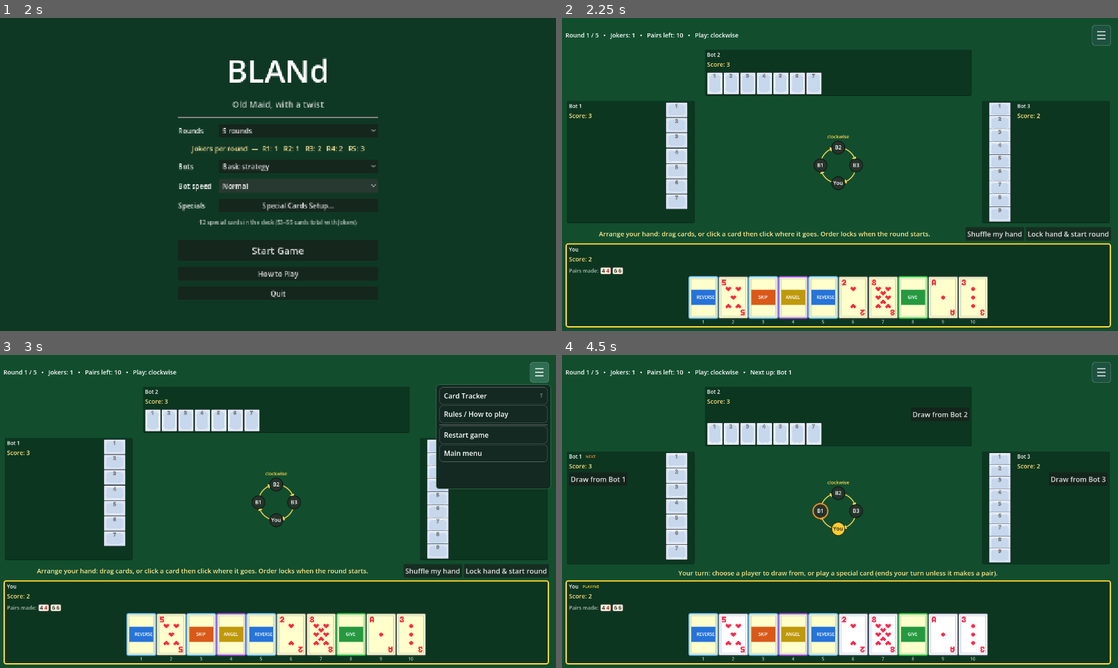
Above: before the commit, frames 1-4 (two rows, left to right).
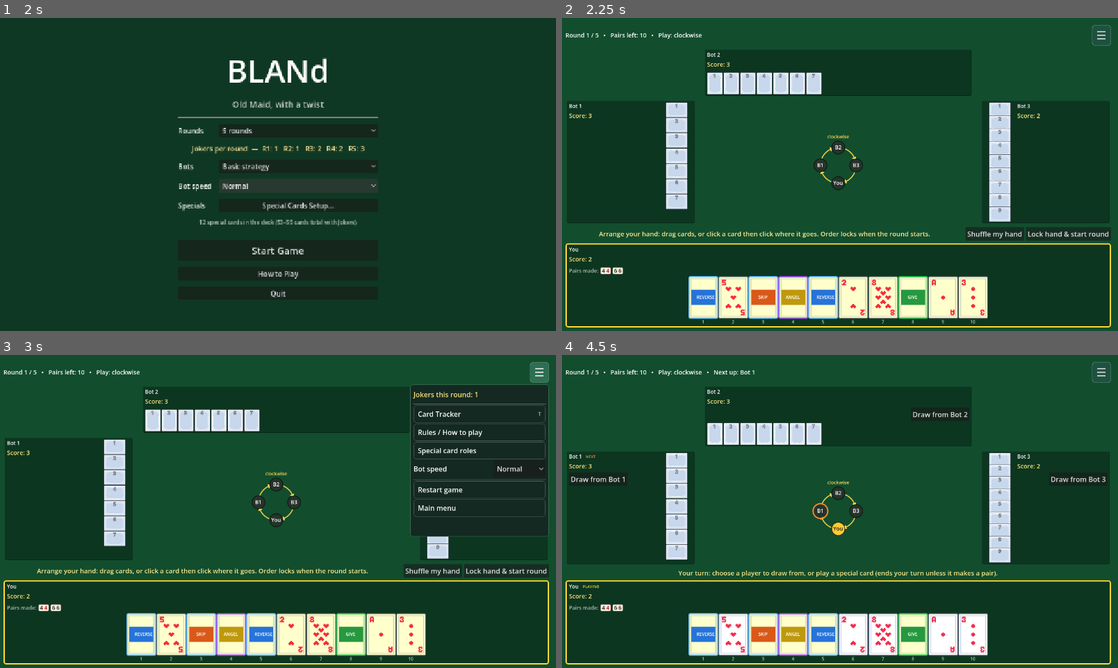
Above: after the commit, the same moments.

Repository: louibasmu/BLANd-
Game: Godot game, scene res://BaseGame/2. MainMenu/main_menu.tscn
The game is run twice, just before and just after one commit, with the same random seed, the same clock (stepped at 60 frames per second) and the same inputs.
Inputs:
- Up to frame 1 (2 s): click "Normal" at 0.5 s; click "Normal" at 1.25 s
- Up to frame 2 (2.25 s): click "Start Game" at 2 s
- Up to frame 3 (3 s): click "☰" at 2.75 s
- Up to frame 4 (4.5 s): click "Lock hand & start round" at 3.5 s; click "Lock hand & start round" at 4.25 s

Frame 1 is identical in both runs. In frame 2, 0.2% of the frame differs, in the area x 8-32%, y 4-7%; in frame 3, 4.0%, in the area x 8-100%, y 4-58%; in frame 4, 0.3%.

Commit message:
added more options for the dropdown menu (bot speed, number of jokers in the round etc)

Diff:
--- a/game-dev-seminar/BaseGame/5. CardTable/game_table.gd
+++ b/game-dev-seminar/BaseGame/5. CardTable/game_table.gd
@@ -53,6 +53,8 @@
 var _status_label: Label
 var _menu_button: Button
 var _menu_popup: PopupPanel
+var _menu_jokers_label: Label
+var _menu_speed_option: OptionButton
 var _ui_scale: float = 1.0
 var _side_card_size: Vector2 = SIDE_CARD
 var _compass: TurnCompass
@@ -169,7 +171,7 @@
 	bar.add_child(_menu_button)
 
 	_menu_popup = PopupPanel.new()
-	_menu_popup.size = Vector2i(260, 240)
+	_menu_popup.size = Vector2i(320, 350)
 	_menu_popup.exclusive = true
 	_menu_popup.transient = true
 	_menu_popup.close_requested.connect(_menu_popup.hide)
@@ -183,8 +185,32 @@
 	menu_items.offset_bottom = -6
 	menu_items.add_theme_constant_override("separation", 2)
 	_menu_popup.add_child(menu_items)
+	_menu_jokers_label = Label.new()
+	_menu_jokers_label.custom_minimum_size = Vector2(248, 34)
+	_menu_jokers_label.vertical_alignment = VERTICAL_ALIGNMENT_CENTER
+	_menu_jokers_label.add_theme_color_override("font_color", Color(1, 0.9, 0.5))
+	menu_items.add_child(_menu_jokers_label)
+	menu_items.add_child(HSeparator.new())
 	_add_menu_item(menu_items, "Card Tracker", "T", _on_menu_tracker)
 	_add_menu_item(menu_items, "Rules / How to play", "", _on_menu_rules)
+	_add_menu_item(menu_items, "Special card roles", "", _on_menu_special_roles)
+	var speed_row := HBoxContainer.new()
+	speed_row.custom_minimum_size.y = 40
+	speed_row.add_theme_constant_override("separation", 8)
+	var speed_label := Label.new()
+	speed_label.text = "Bot speed"
+	speed_label.size_flags_horizontal = Control.SIZE_EXPAND_FILL
+	speed_label.vertical_alignment = VERTICAL_ALIGNMENT_CENTER
+	speed_row.add_child(speed_label)
+	_menu_speed_option = OptionButton.new()
+	_menu_speed_option.custom_minimum_size.x = 120
+	for speed_name in GameSettings.BOT_SPEEDS:
+		_menu_speed_option.add_item(speed_name)
+		if is_equal_approx(GameSettings.BOT_SPEEDS[speed_name], GameSettings.bot_delay):
+			_menu_speed_option.select(_menu_speed_option.item_count - 1)
+	_menu_speed_option.item_selected.connect(_on_menu_bot_speed_selected)
+	speed_row.add_child(_menu_speed_option)
+	menu_items.add_child(speed_row)
 	var menu_separator := HSeparator.new()
 	menu_items.add_child(menu_separator)
 	_add_menu_item(menu_items, "Restart game", "", _on_menu_restart)
@@ -336,6 +362,7 @@
 		_menu_popup.hide()
 		return
 	_set_paused(true)
+	_menu_jokers_label.text = "Jokers this round: %d" % game.jokers_this_round
 	var button_rect := _menu_button.get_global_rect()
 	var popup_position := Vector2i(
 		int(button_rect.end.x - _menu_popup.size.x),
@@ -354,6 +381,20 @@
 
 func _on_menu_rules() -> void:
 	_show_rules()
+
+
+func _on_menu_special_roles() -> void:
+	var roles: PackedStringArray = []
+	for special in BlandCard.SPECIAL_NAMES:
+		roles.append("%s: %s" % [BlandCard.SPECIAL_NAMES[special], BlandCard.SPECIAL_HELP[special]])
+	_show_modal("Special card roles", "\n".join(roles), null, [["Close", Callable()]])
+
+
+func _on_menu_bot_speed_selected(index: int) -> void:
+	var speed_name := _menu_speed_option.get_item_text(index)
+	GameSettings.bot_delay = GameSettings.BOT_SPEEDS[speed_name]
+	if not _paused and not _bot_timer.is_stopped():
+		_bot_timer.start(_bot_delay())
 
 
 func _on_menu_restart() -> void:
@@ -801,8 +842,8 @@
 	var next_text := ""
 	if playing and upcoming >= 0:
 		next_text = "   •   Next up: %s" % game.players[upcoming].display_name
-	var base_status := "Round %d / %d   •   Jokers: %d   •   Pairs left: %d" % [
-		game.round_number, game.total_rounds, game.jokers_this_round, game.pairs_left()]
+	var base_status := "Round %d / %d   •   Pairs left: %d" % [
+		game.round_number, game.total_rounds, game.pairs_left()]
 	_status_label.text = _fit_status_text(base_status, dir, next_text)
 
 	# Flags for the compass: who is safe (out of cards) and who is frozen.
